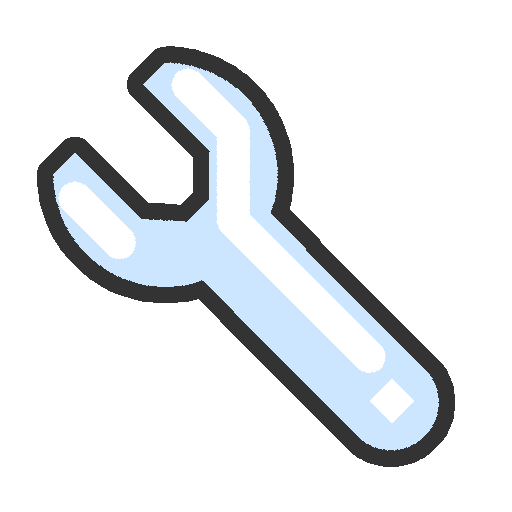
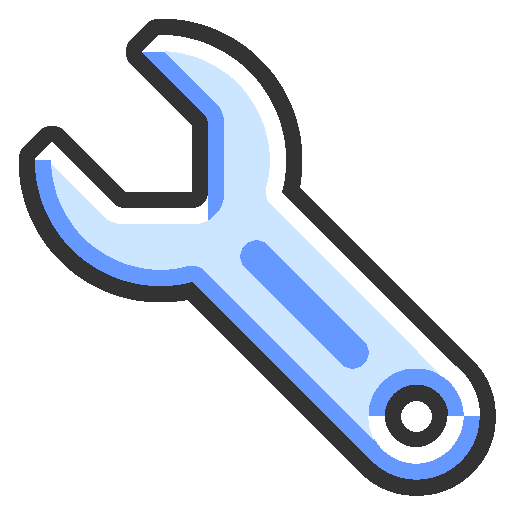
Comparing the layer stacks of the two 512 x 512 images. Changes:
added layer "MODIFIER.png #1" above "Ebene #1" over left=19, top=19, right=496, bottom=496
hid "Ebene #1", painted on it over left=37, top=46, right=455, bottom=467
added layer "Ebene-Kopie #1" above "Ebene-Kopie" over left=19, top=19, right=496, bottom=496
added layer "Ebene-Kopie" above "Ebene" over left=19, top=19, right=496, bottom=496
added layer "Ebene" above "MODIFIER_ON.png" over left=19, top=19, right=496, bottom=496
